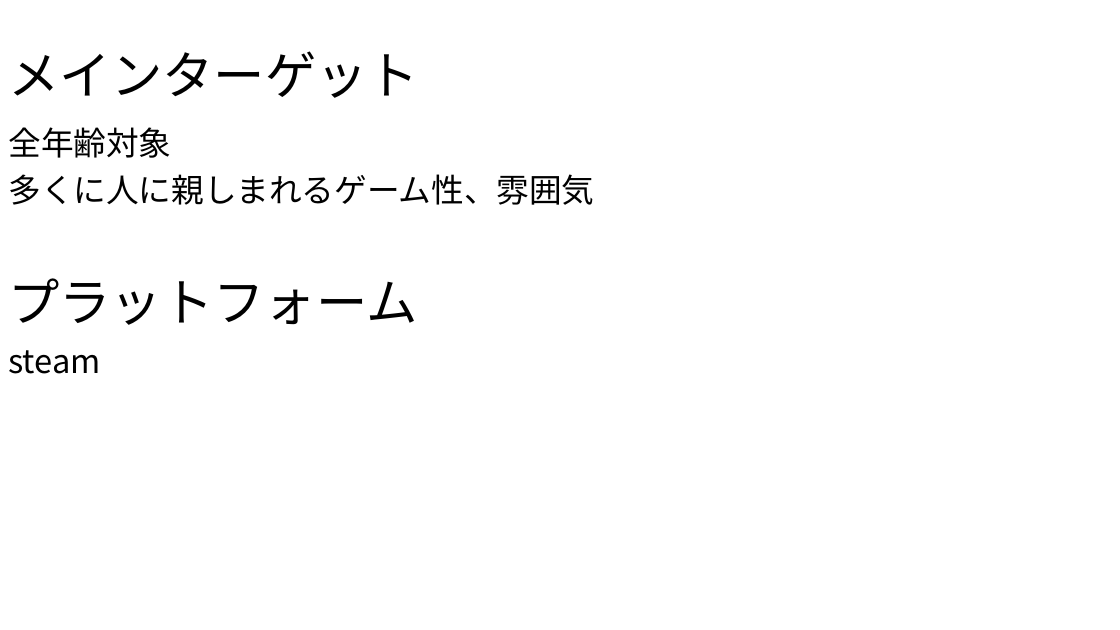
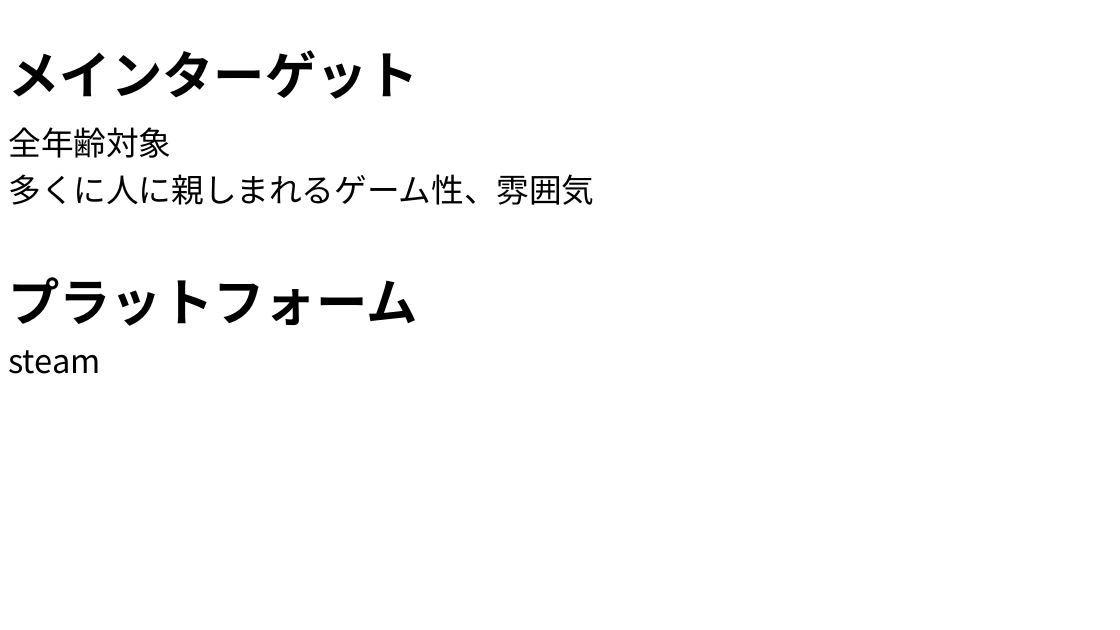
Before and after one commit to KAFein07/hikudasu, a slide deck: slide 2 of Plans/新規 Microsoft PowerPoint プレゼンテーション.pptx. Drawn at 1120x630 pixels with LibreOffice and Linux fonts; fonts in the diff are those of the drawing; background and template pictures are left out. Boxes give left, top, right and bottom in pixels: in the first picture for what was removed or moved away, otherwise in the second. Text is boxed around its words. In the diff, an @@ line names an element or a change of style, - is before the commit and + after.

```diff
--- a/Plans/新規 Microsoft PowerPoint プレゼンテーション.pptx
+++ b/Plans/新規 Microsoft PowerPoint プレゼンテーション.pptx
@@ title "メインターゲット" at box(8, 50, 419, 99): bold on @@
@@ text "プラットフォーム" at box(8, 277, 417, 326): bold on @@
```
Also in this commit, not shown: 1 slide added, 1 slide removed.
